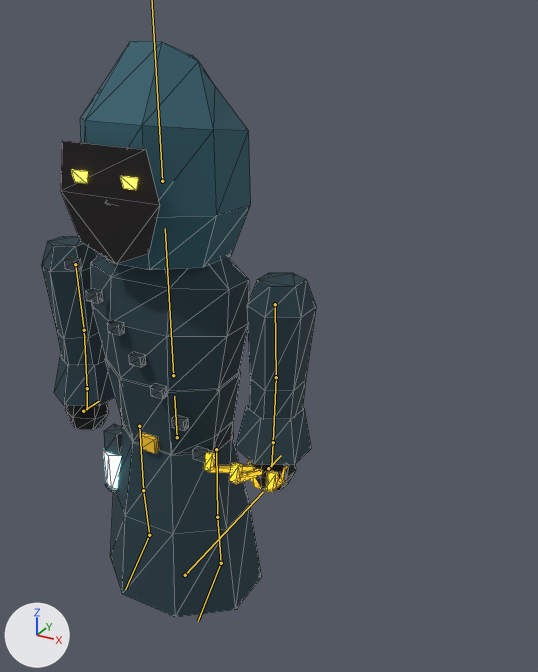
Renders of the glTF model assets/models/catcher.glb from each side of a commit.
One viewpoint serves both versions: a 50 mm lens placed at (0.669, -0.89, 0.973), pointed at (-0.026, 0.373, 0.341). The lights are fixed; the arrows at lower left show +X, +Y and +Z. The picture after the commit comes second. The bones that bend it are drawn over the model as lines. Mesh edges are drawn as thin lines.

The first picture shows 'arm_l_mesh', 'arm_r_mesh', 'body_mesh', 'head_mesh', 'weapon_mesh'.
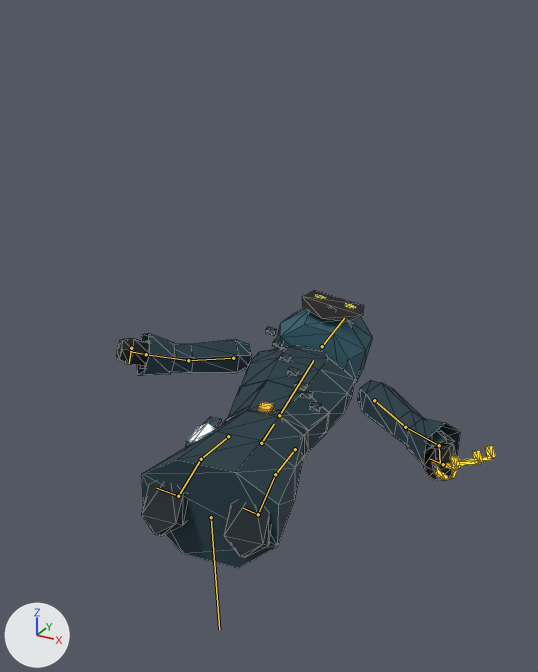
The newer file adds an action. The first version stands in its rest pose; the second is drawn at frame 20 of the action 'die'.

Diff of the bpy script that builds the scene:
```diff
--- a/assets/models/catcher.glb.py
+++ b/assets/models/catcher.glb.py
@@ bone_root @@
 bone_root = bpy.data.objects['rig'].pose.bones['root']
-bone_root.location = (0.0, 0.0, 0.0)
-bone_root.rotation_quaternion = (1.0, 0.0, 0.0, 0.0)  # degrees (0, 0, 0)
+bone_root.location = (0.0, 0.094, 0.069)
+bone_root.rotation_quaternion = (0.724, -0.686, -0.05, 0.047)  # degrees (-87, 0, 8)
@@ bone_hips @@
 bone_hips = bpy.data.objects['rig'].pose.bones['hips']  # child of 'root'
-bone_hips.location = (0.0, 0.0, 0.0)
+bone_hips.location = (0.0, -0.032, 0.0)
@@ bone_chest @@
 bone_chest = bpy.data.objects['rig'].pose.bones['chest']  # child of 'hips'
-bone_chest.rotation_quaternion = (1.0, 0.0, 0.0, 0.0)  # degrees (0, 0, 0)
+bone_chest.rotation_quaternion = (0.996, 0.044, 0.075, -0.003)  # degrees (5, 9, 0)
@@ bone_head @@
 bone_head = bpy.data.objects['rig'].pose.bones['head']  # child of 'chest'
-bone_head.rotation_quaternion = (1.0, 0.0, 0.0, 0.0)  # degrees (0, 0, 0)
+bone_head.rotation_quaternion = (0.995, -0.097, 0.022, 0.002)  # degrees (-11, 3, 0)
@@ bone_upper_arm_l @@
 bone_upper_arm_l = bpy.data.objects['rig'].pose.bones['upper_arm_l']  # child of 'chest'
-bone_upper_arm_l.rotation_quaternion = (1.0, 0.0, 0.0, 0.0)  # degrees (0, 0, 0)
+bone_upper_arm_l.rotation_quaternion = (0.898, -0.07, 0.045, 0.432)  # degrees (-5, 8, 51)
@@ bone_forearm_l @@
 bone_forearm_l = bpy.data.objects['rig'].pose.bones['forearm_l']  # child of 'upper_arm_l'
-bone_forearm_l.rotation_quaternion = (1.0, 0.0, 0.0, 0.0)  # degrees (0, 0, 0)
+bone_forearm_l.rotation_quaternion = (0.999, -0.053, 0.0, 0.0)  # degrees (-6, 0, 0)
@@ bone_upper_arm_r @@
 bone_upper_arm_r = bpy.data.objects['rig'].pose.bones['upper_arm_r']  # child of 'chest'
-bone_upper_arm_r.rotation_quaternion = (1.0, 0.0, 0.0, 0.0)  # degrees (0, 0, 0)
+bone_upper_arm_r.rotation_quaternion = (0.898, -0.07, -0.045, -0.432)  # degrees (-5, -8, -51)
@@ bone_forearm_r @@
 bone_forearm_r = bpy.data.objects['rig'].pose.bones['forearm_r']  # child of 'upper_arm_r'
-bone_forearm_r.rotation_quaternion = (1.0, 0.0, 0.0, 0.0)  # degrees (0, 0, 0)
+bone_forearm_r.rotation_quaternion = (0.999, -0.053, 0.0, 0.0)  # degrees (-6, 0, 0)
@@ bone_hand_r @@
 bone_hand_r = bpy.data.objects['rig'].pose.bones['hand_r']  # child of 'forearm_r'
-bone_hand_r.rotation_quaternion = (1.0, 0.0, 0.0, 0.0)  # degrees (0, 0, 0)
+bone_hand_r.rotation_quaternion = (0.765, 0.644, 0.0, 0.0)  # degrees (80, 0, 0)
@@ bone_thigh_l @@
 bone_thigh_l = bpy.data.objects['rig'].pose.bones['thigh_l']  # child of 'hips'
-bone_thigh_l.rotation_quaternion = (1.0, 0.0, 0.0, 0.0)  # degrees (0, 0, 0)
+bone_thigh_l.rotation_quaternion = (0.996, -0.089, 0.001, 0.013)  # degrees (-10, 0, 1)
@@ bone_shin_l @@
 bone_shin_l = bpy.data.objects['rig'].pose.bones['shin_l']  # child of 'thigh_l'
-bone_shin_l.rotation_quaternion = (1.0, 0.0, 0.0, 0.0)  # degrees (0, 0, 0)
+bone_shin_l.rotation_quaternion = (0.987, 0.161, 0.0, 0.0)  # degrees (19, 0, 0)
@@ bone_foot_l @@
 bone_foot_l = bpy.data.objects['rig'].pose.bones['foot_l']  # child of 'shin_l'
-bone_foot_l.rotation_quaternion = (1.0, 0.0, 0.0, 0.0)  # degrees (0, 0, 0)
+bone_foot_l.rotation_quaternion = (0.999, -0.032, 0.0, 0.0)  # degrees (-4, 0, 0)
@@ bone_thigh_r @@
 bone_thigh_r = bpy.data.objects['rig'].pose.bones['thigh_r']  # child of 'hips'
-bone_thigh_r.rotation_quaternion = (1.0, 0.0, 0.0, 0.0)  # degrees (0, 0, 0)
+bone_thigh_r.rotation_quaternion = (0.996, -0.089, -0.001, -0.013)  # degrees (-10, 0, -1)
@@ bone_shin_r @@
 bone_shin_r = bpy.data.objects['rig'].pose.bones['shin_r']  # child of 'thigh_r'
-bone_shin_r.rotation_quaternion = (1.0, 0.0, 0.0, 0.0)  # degrees (0, 0, 0)
+bone_shin_r.rotation_quaternion = (0.987, 0.161, 0.0, 0.0)  # degrees (19, 0, 0)
@@ bone_foot_r @@
 bone_foot_r = bpy.data.objects['rig'].pose.bones['foot_r']  # child of 'shin_r'
-bone_foot_r.rotation_quaternion = (1.0, 0.0, 0.0, 0.0)  # degrees (0, 0, 0)
+bone_foot_r.rotation_quaternion = (0.999, -0.032, 0.0, 0.0)  # degrees (-4, 0, 0)
```

Boxes [x1, y1, x2, y2] around the edits, measured in the pictures (538 x 672 px):
'body_mesh', posed: before [64, 254, 261, 617]; after [142, 326, 355, 568]
'head_mesh', posed: before [61, 41, 251, 270]; after [275, 290, 373, 383]
'arm_r_mesh', posed (27% wider, 54% shorter): before [235, 273, 316, 491]; after [357, 380, 460, 480]
'arm_l_mesh', posed (80% wider, 78% shorter): before [41, 236, 116, 430]; after [116, 333, 252, 375]
'leg_r_mesh', posed (not visible before): after [224, 502, 271, 558]
'weapon_mesh', posed: before [203, 452, 288, 492]; after [431, 446, 496, 480]
bone 'root', root to tip: before (185, 575) to (263, 492); after (211, 517) to (219, 629)
bone 'hips', root to tip: before (177, 437) to (174, 396); after (261, 443) to (274, 424)
bone 'chest', root to tip: before (173, 375) to (165, 228); after (279, 415) to (313, 360)
bone 'upper_arm_l', root to tip: before (75, 264) to (84, 330); after (233, 358) to (188, 360)
bone 'forearm_l', root to tip: before (84, 330) to (87, 388); after (188, 360) to (146, 354)
bone 'upper_arm_r', root to tip: before (275, 304) to (276, 377); after (374, 400) to (405, 427)
bone 'forearm_r', root to tip: before (276, 377) to (273, 442); after (405, 427) to (439, 445)
bone 'hand_r', root to tip: before (273, 442) to (271, 467); after (439, 445) to (440, 464)
bone 'thigh_l', root to tip: before (139, 426) to (143, 490); after (228, 436) to (201, 459)
bone 'shin_l', root to tip: before (143, 490) to (149, 535); after (201, 459) to (178, 496)
bone 'foot_l', root to tip: before (149, 535) to (125, 589); after (178, 496) to (156, 488)
bone 'thigh_r', root to tip: before (216, 449) to (217, 517); after (295, 449) to (275, 474)
bone 'shin_r', root to tip: before (217, 517) to (221, 563); after (275, 474) to (258, 514)
bone 'foot_r', root to tip: before (221, 563) to (198, 621); after (258, 514) to (243, 508)
